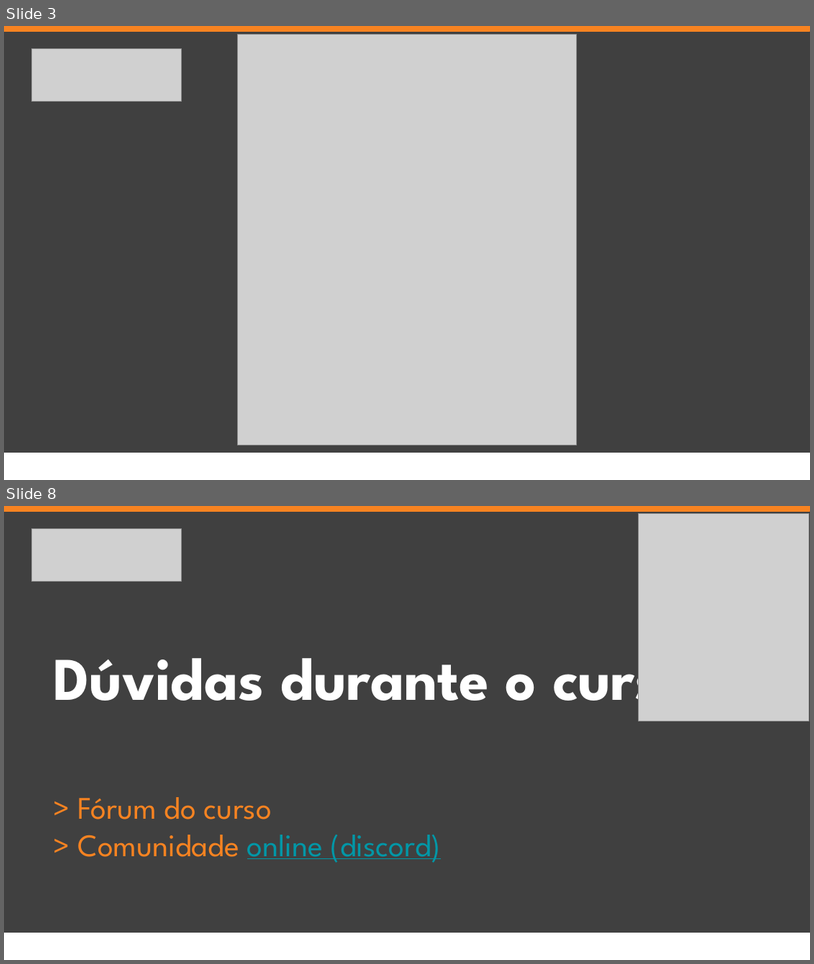
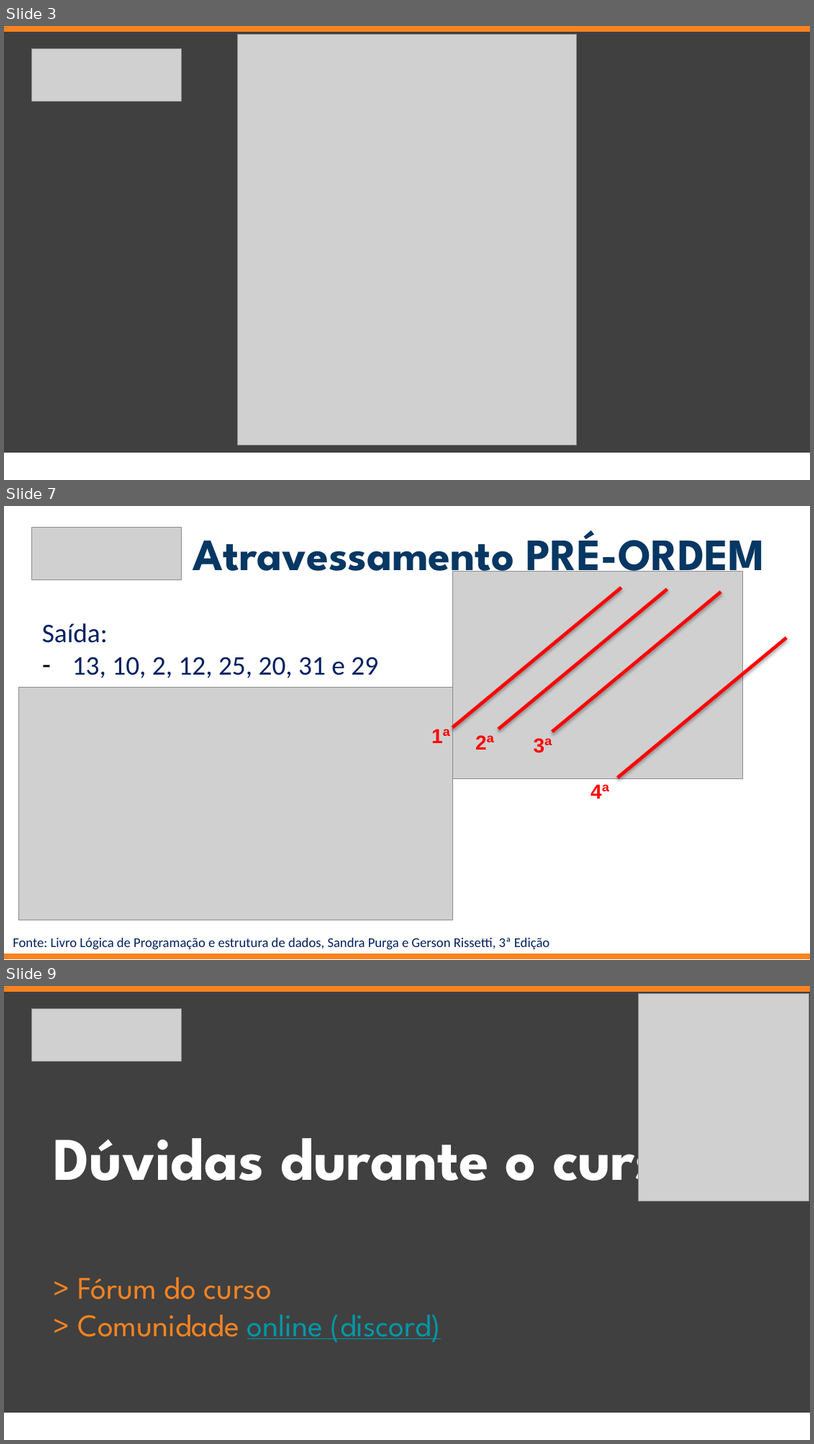
Before and after one commit to jrdutra/estruturaDeDadosJavaDio, a slide deck: apresentacoes/Aula7/Etapa5.pptx. Shown one above the other, each under a label of ours: slides 3 and 8 before the commit, slides 3, 7 and 9 after it; the slides between them are not shown. The pictures are 814x964 and 814x1444 pixels, drawn with LibreOffice and Linux fonts; fonts in the diff are those of the drawing; grey boxes stand for pictures. Boxes give left, top, right and bottom in pixels: in the first picture for what was removed or moved away, otherwise in the second. Text is boxed around its words. In the diff, an @@ line names an element or a change of style, - is before the commit and + after.

```diff
--- a/apresentacoes/Aula7/Etapa5.pptx
+++ b/apresentacoes/Aula7/Etapa5.pptx
@@ slide 7 added at box(4, 506, 810, 960), background #FFFFFF @@
@@ picture added at box(31, 528, 181, 580) @@
@@ subtitle added at box(193, 530, 766, 584), 40 pt, text #073763, bold @@
+Atravessamento PRÉ-ORDEM
@@ line added from (622, 587) to (453, 727), #FF0000 3 pt @@
@@ picture added at box(453, 572, 743, 779) @@
@@ line added from (668, 589) to (499, 728), #FF0000 3 pt @@
@@ line added from (721, 592) to (553, 732), #FF0000 3 pt @@
@@ text added at box(42, 623, 378, 678), 24 pt, text #002060 @@
+Saída:
+– 13, 10, 2, 12, 25, 20, 31 e 29
@@ line added from (787, 638) to (617, 777), #FF0000 3 pt @@
@@ picture added at box(18, 687, 453, 919) @@
@@ text added at box(432, 728, 450, 743), 18 pt, text #FF0000, bold @@
+1ª
@@ text added at box(476, 735, 494, 749), 18 pt, text #FF0000, bold @@
+2ª
@@ text added at box(534, 738, 553, 753), 18 pt, text #FF0000, bold @@
+3ª
@@ text added at box(591, 784, 610, 798), 18 pt, text #FF0000, bold @@
+4ª
@@ text added at box(13, 937, 550, 950), 12 pt, text #002060 @@
+Fonte: Livro Lógica de Programação e estrutura de dados, Sandra Purga e Gerson Rissetti, 3ª Edição
@@ rectangle added at box(4, 954, 810, 958), fill #F78321, outline #F78321 0.75 pt @@
@@ what was slide 8 is now slide 9 @@
```
Also in this commit, not shown: 4 slides changed, 15 other files.
